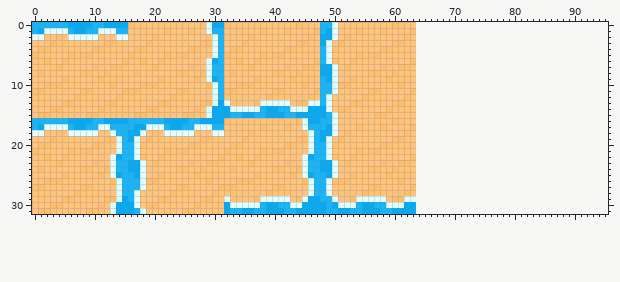
Two states of a sprite sheet, Assets/Sprites/Tiles/CoastTiles.png. Above is the file before it was changed.
The file is 64x32 pixels. The old version is drawn lined up with the new one, on the new canvas.
The result:
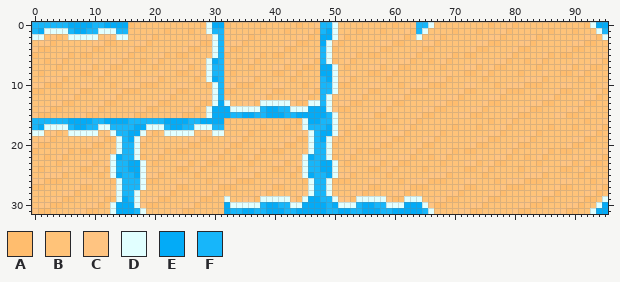
Palette (. is transparent): A #ffbd6e  B #ffc379  C #ffc481  D #e1ffff  E #03abf7  F #17b6fa
Difference:
canvas 64x32 -> 96x32
@@ x 62..95 @@
- 0 BC................................
- 1 CA................................
- 2 AB................................
- 3 BB................................
- 4 BB................................
- 5 BC................................
- 6 CA................................
- 7 AB................................
- 8 BB................................
- 9 BB................................
-10 BC................................
-11 CA................................
-12 AB................................
-13 BB................................
-14 BB................................
-15 BB................................
-16 BC................................
-17 CA................................
-18 AB................................
-19 BB................................
-20 BB................................
-21 BC................................
-22 CA................................
-23 AB................................
-24 BB................................
-25 BB................................
-26 BC................................
-27 CA................................
-28 AB................................
-29 DD................................
-30 EE................................
-31 EE................................
+ 0 BCFFDBBBBBBBBBABBCABBBBBBBBBBBADEE
+ 1 CAFDBBBBABBBABBBCABBBBBBABBBABBBDF
+ 2 ABDBBCABBBBBBBCCABBBBCABBBBBBBCCAD
+ 3 BBBCCABBBBBBCCAABBBCCABBBBBBCCAABB
+ 4 BBCAABBBBBBCAABBBBCAABBBBBBCAABBBB
+ 5 BCABBBBCABAABBBBBCABBBBCABAABBBBBC
+ 6 CABBABCABBBBCBBCCABBABCABBBBCBBCCA
+ 7 ABBBBBABBBCCABCAABBBBBABBBCCABCAAB
+ 8 BBBABBBCBBAABCABBBBABBBCBBAABCABBB
+ 9 BBBBCCCABBBBBABBBBBBCCCABBBBBABBBB
+10 BCCCAAABBBCCBBBABCCCAAABBBCCBBBABC
+11 CAAABBBBBCAABBBBCAAABBBBBCAABBBBCA
+12 ABBBBBBCCABBBBCCABBBBBBCCABBBBCCAB
+13 BBBBBCCAABBBBCAABBBBBCCAABBBBCAABB
+14 BBBCCAABBBBCCABBBBBCCAABBBBCCABBBB
+15 BBCAABBBBCCAABBBBBCAABBBBCCAABBBBB
+16 BCABBBBBBBBBBBABBCABBBBBBBBBBBABBC
+17 CABBBBBBABBBABBBCABBBBBBABBBABBBCA
+18 ABBBBCABBBBBBBCCABBBBCABBBBBBBCCAB
+19 BBBCCABBBBBBCCAABBBCCABBBBBBCCAABB
+20 BBCAABBBBBBCAABBBBCAABBBBBBCAABBBB
+21 BCABBBBCABAABBBBBCABBBBCABAABBBBBC
+22 CABBABCABBBBCBBCCABBABCABBBBCBBCCA
+23 ABBBBBABBBCCABCAABBBBBABBBCCABCAAB
+24 BBBABBBCBBAABCABBBBABBBCBBAABCABBB
+25 BBBBCCCABBBBBABBBBBBCCCABBBBBABBBB
+26 BCCCAAABBBCCBBBABCCCAAABBBCCBBBABC
+27 CAAABBBBBCAABBBBCAAABBBBBCAABBBBCA
+28 ABBBBBBCCABBBBCCABBBBBBCCABBBBCCAB
+29 DDDBBCCAABBBBCAABBBBBCCAABBBBCAABD
+30 EEEDCAABBBBCCABBBBBCCAABBBBCCABBDE
+31 EEEFDBBBBCCAABBBBBCAABBBBCCAABBDEE
